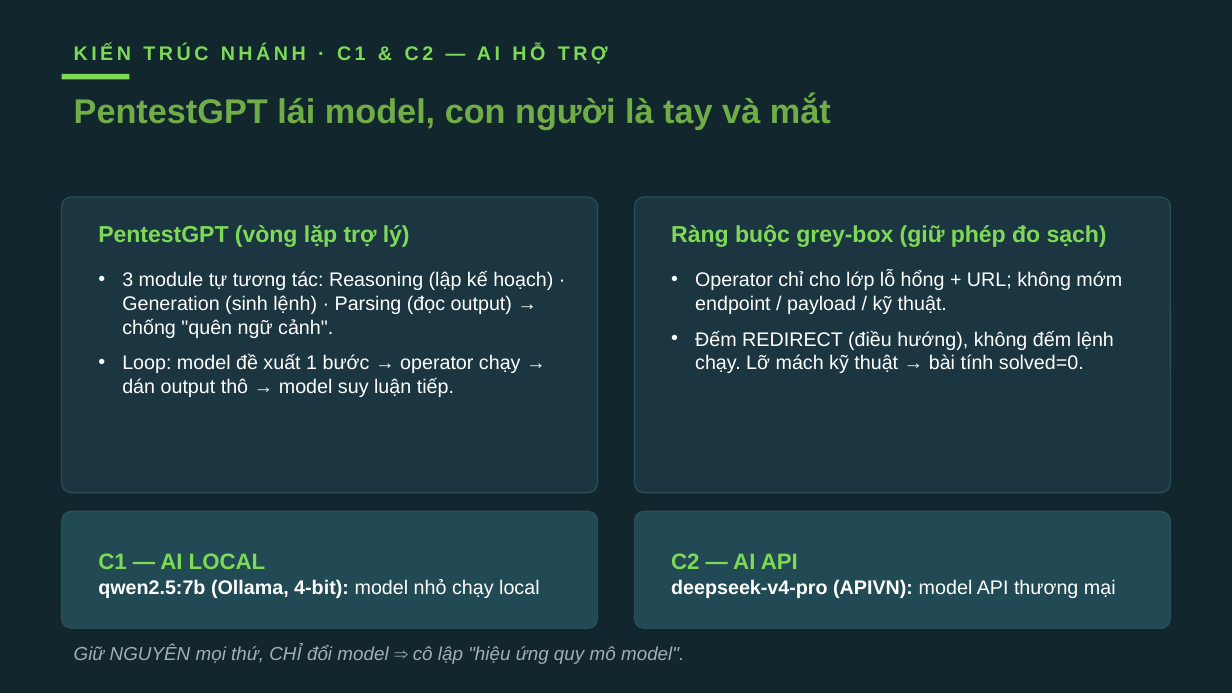
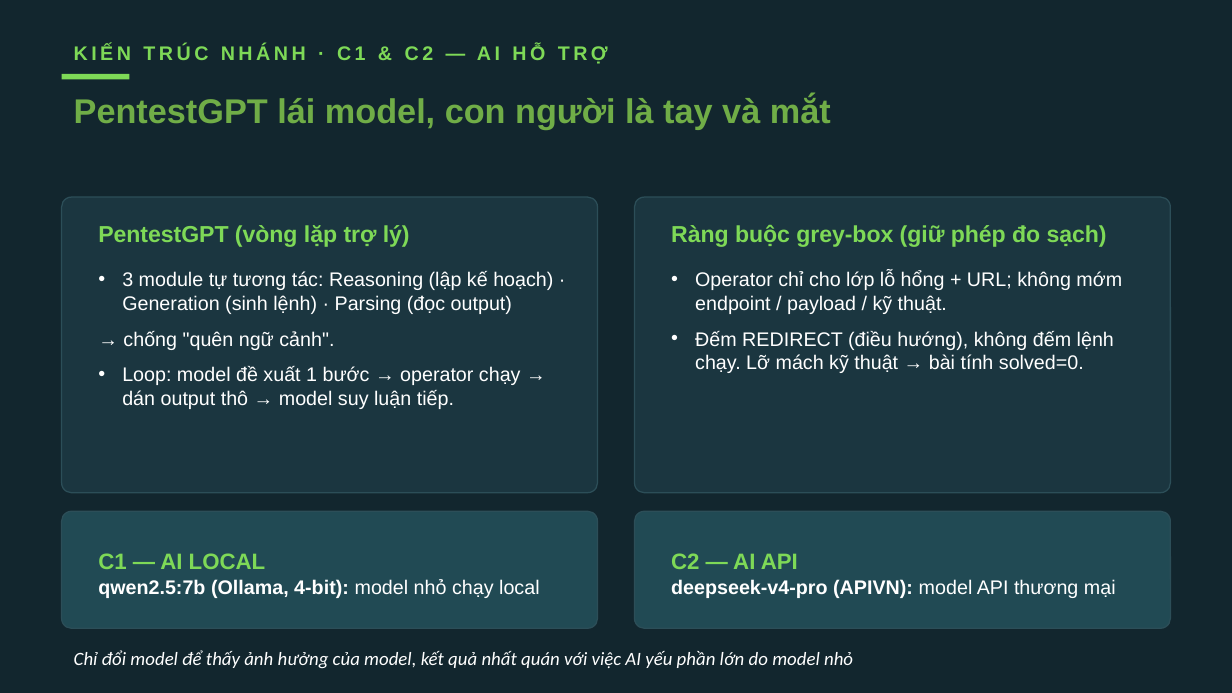
Before and after one commit to VuNguyenBinh/KLTN-FA26, a slide deck: slide 11 of Slide/KTLN_slide.pptx. Drawn at 1232x693 pixels with LibreOffice and Linux fonts; fonts in the diff are those of the drawing. Boxes give left, top, right and bottom in pixels: in the first picture for what was removed or moved away, otherwise in the second. Text is boxed around its words. In the diff, an @@ line names an element or a change of style, - is before the commit and + after.

```diff
--- a/Slide/KTLN_slide.pptx
+++ b/Slide/KTLN_slide.pptx
@@ text at (x1=122, y1=271, x2=553, y2=350): text changed @@
-• 3 module tự tương tác: Reasoning (lập kế hoạch) · Generation (sinh lệnh) · Parsing (đọc output) → chống "quên ngữ cảnh".
+• 3 module tự tương tác: Reasoning (lập kế hoạch) · Generation (sinh lệnh) · Parsing (đọc output)
+→ chống "quên ngữ cảnh".
@@ text "Chỉ đổi model để thấy ..." at (x1=74, y1=650, x2=853, y2=668): vertical alignment middle to top @@
@@ text at (x1=74, y1=650, x2=853, y2=668): text changed; font Arial to Calibri; text colour #9FB0B6 to #FFFFFF @@
-Giữ NGUYÊN mọi thứ, CHỈ đổi model ⇒ cô lập "hiệu ứng quy mô model".
+Chỉ đổi model để thấy ảnh hưởng của model, kết quả nhất quán với việc AI yếu phần lớn do model nhỏ
```
Also in this commit, not shown: 5 other slides changed, 1 other file.
